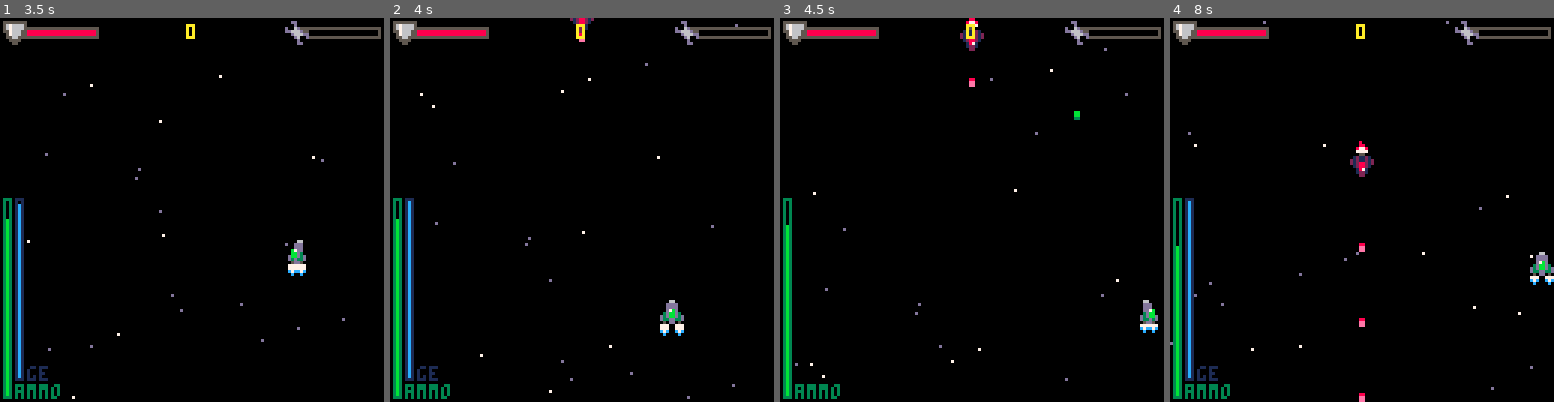
Above: before the commit, frames 1-4 (left to right).
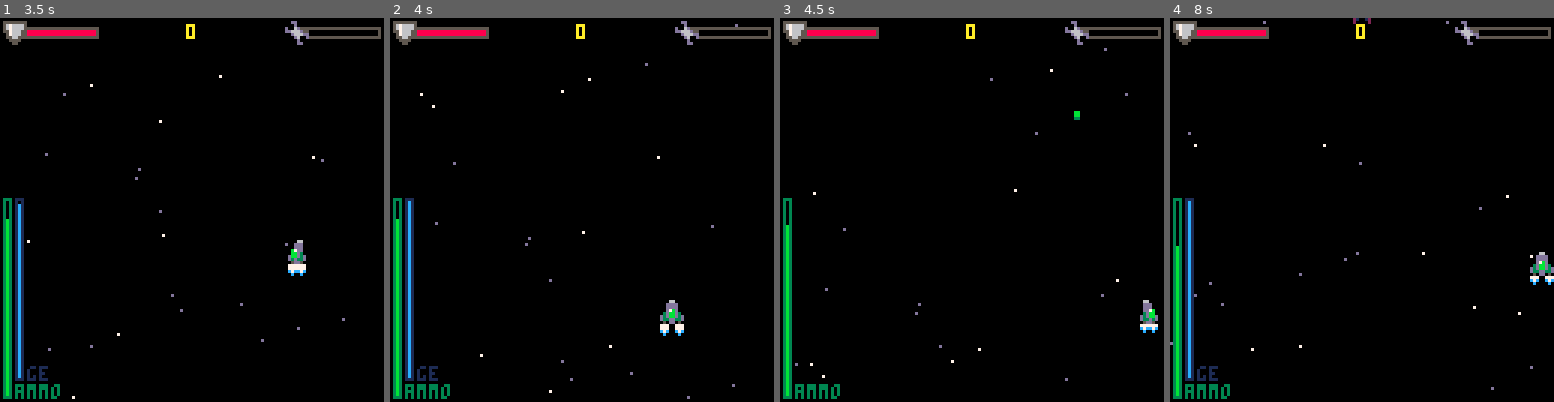
Above: after the commit, the same moments.

Repository: Sreaz0ne/the-recycler-p8
Game: PICO-8 cartridge the_recycler.p8
Two runs of this game, one before a commit and one after it. Both use one fixed random seed, a clock stepped at 60 frames per second and the inputs below.
Inputs:
- Up to frame 1 (3.5 s): tap X (X key) at 0.33, 1.07, 1.85, 2.97 s; tap O (Z key) at 0.7, 1.7, 2.1, 2.5, 2.9, 3.3 s; hold Right 1.6-2.1 s; hold Up 2.15-2.42 s; hold Right 2.47-3.03 s; hold Left from 3.08 s (still down)
- Up to frame 2 (4 s): release Left at 3.58 s; hold Down 3.63-3.97 s; tap O (Z key) at 3.7 s
- Up to frame 3 (4.5 s): hold Right from 4.02 s (still down); tap X (X key) at 4.08 s; tap O (Z key) at 4.1 s
- Up to frame 4 (8 s): tap O (Z key) every 0.4 s from 4.5 to 7.7 s; release Right at 4.68 s; hold Up 4.73-5.03 s; hold Left 5.08-5.68 s; tap X (X key) at 5.2, 6.32, 7.43 s; hold Down 5.73-6.03 s; hold Right 6.08-6.58 s; hold Right 6.63-7.13 s; hold Up 7.18-7.45 s; hold Right from 7.5 s (still down)

Frame 1 is identical in both runs. In frame 2, 0.1% of the frame differs, in the area x 46-54%, y 0-7%; in frame 3, 0.3%; in frame 4, 0.5%, in the area x 46-54%, y 0-100%.

Commit message:
Spawn different enemy type

Diff:
--- a/the_recycler.p8
+++ b/the_recycler.p8
@@ -1,6 +1,9 @@
 pico-8 cartridge // http://www.pico-8.com
 version 41
 __lua__
+--the recycler
+--by sreaz
+
 --main
 function _init()
 	state=0
@@ -364,23 +367,44 @@
 end
 -->8
 --enemies
+function get_e(i)
+	local e={
+			stype="e",
+			x=flr(gap*i+8*(i-1)),
+			y=-flr(rnd(100)),
+			box={x1=0,x2=7,y1=0,y2=7},
+			flamespr=24,
+			flsh=0,
+			firerate=flr(rnd(250))+80,
+			timetosht=flr(rnd(100))+30,
+			speed=0,
+			hp=0,
+			sprt=nil
+	}
+	local r=flr(rnd(101))
+	if r>=0
+	and r<41 then
+		e.speed=0.4
+		e.hp=2
+		e.sprt=32
+	elseif r>=41
+	and r<81 then
+		e.speed=0.2
+		e.hp=3
+		e.sprt=33
+ elseif r>=81
+	and r<101 then
+		e.speed=0.1
+		e.hp=4
+		e.sprt=34
+	end
+	return e
+end
 
 function spwn_enemies(nb)
 	gap=(128-8*nb)/(nb+1)
 	for i=1,nb do
-		enemy={
-			stype="e",
-			x=flr(gap*i+8*(i-1)),
-			y=-flr(rnd(49)),
-			life=3,
-			speed=0.2,
-			hp=3,
-			box={x1=0,x2=7,y1=0,y2=7},
-			flamespr=24,
-			flsh=0,
-			firerate=flr(rnd(111))+80,
-			timetosht=flr(rnd(101))+30
-		}
+		enemy=get_e(i)
 		add(enemies,enemy)
 	end
 end
@@ -432,7 +456,7 @@
 				pal(i,7)
 			end
 		end
-		spr(32,e.x,e.y)
+		spr(e.sprt,e.x,e.y)
 		spr(
 			e.flamespr,
 			e.x,
